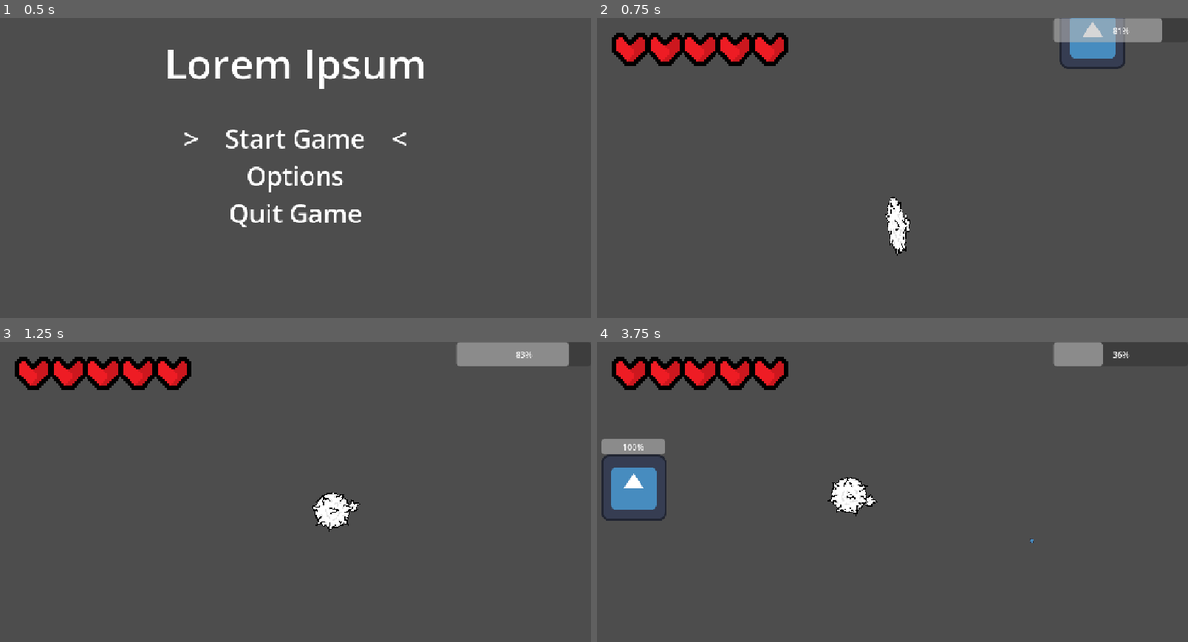
Above: before the commit, frames 1-4 (two rows, left to right).
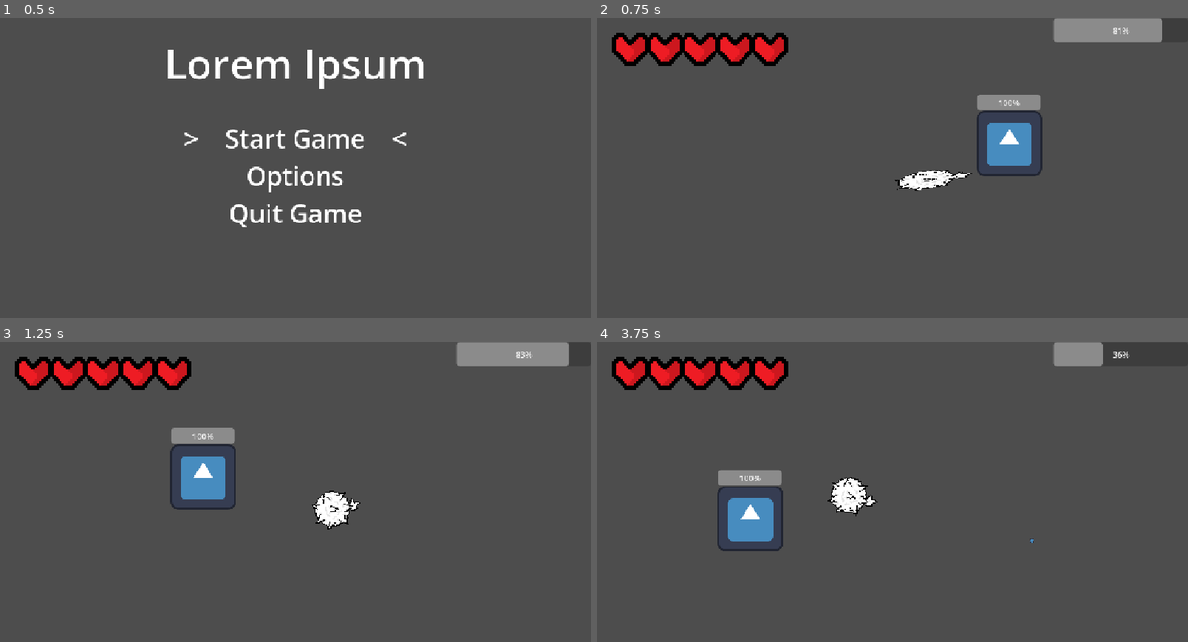
Above: after the commit, the same moments.

Repository: HippoProgrammer/game-jam-game
Game: Godot game, scene res://scenes/main-menu.tscn
The game is run twice, just before and just after one commit, with the same random seed, the same clock (stepped at 60 frames per second) and the same inputs. The engine's default icon, where the game draws it, is replaced by a stand-in: a white triangle on a blue panel in a dark square.
Inputs (mouse positions are in pixels of both pictures, inside the frame that each line leads up to):
- Up to frame 1 (0.5 s): no input
- Up to frame 2 (0.75 s): tap Enter (ui_accept) at 0.5 s; move the mouse to (1022, 168) at 0.52 s; hold Right (ui_right) from 0.53 s (still down); right-click (1022, 168) at 0.6 s
- Up to frame 3 (1.25 s): keep holding Right (ui_right); tap Enter (ui_accept) at 0.77 s
- Up to frame 4 (3.75 s): move the mouse to (774, 525) at 1.27 s; release Right (ui_right) at 1.28 s; hold Down (ui_down) 1.28-2.03 s; click (774, 525) at 1.35 s; tap Enter (ui_accept) at 1.52, 3.02 s; right-click (774, 525) at 1.55 s; move the mouse to (951, 435) at 2.02 s; hold Right (ui_right) 2.03-2.78 s; right-click (951, 435) at 2.1 s; move the mouse to (862, 576) at 2.77 s; hold Up (ui_up) 2.78-3.53 s; right-click (862, 576) at 2.85 s; move the mouse to (1069, 558) at 3.52 s; hold Left (ui_left) from 3.53 s (still down); click (1069, 558) at 3.6 s

Frame 1 is identical in both runs. In frame 2, 4.1% of the frame differs, in the area x 48-90%, y 0-80%; in frame 3, 2.3%; in frame 4, 3.8%.

Commit message:
Fix dashing tween

Diff:
--- a/scripts/character.gd
+++ b/scripts/character.gd
@@ -67,14 +67,14 @@
 	glucose -= dash_glucose_use
 
 	dashing = true
-	dash_direction = Vector2.RIGHT.rotated(rotation)
+	dash_direction = (get_global_mouse_position() - global_position).normalized()
 
 	if dash_tween:
 		dash_tween.kill()
 	scale = base_scale
 
 	dash_tween = create_tween()
-	dash_tween.tween_property(self, "scale", base_scale * Vector2(1.6, 0.5), 0.04)
+	dash_tween.tween_property(self, "scale", base_scale * Vector2(0.5, 1.6), 0.04)
 	dash_tween.tween_interval(dash_duration - 0.04)
 	dash_tween.tween_property(self, "scale", base_scale, 0.15)\
 		.set_trans(Tween.TRANS_BACK)\
Not shown, changed: artwork/MainChara/WhiteBlood.png.import
